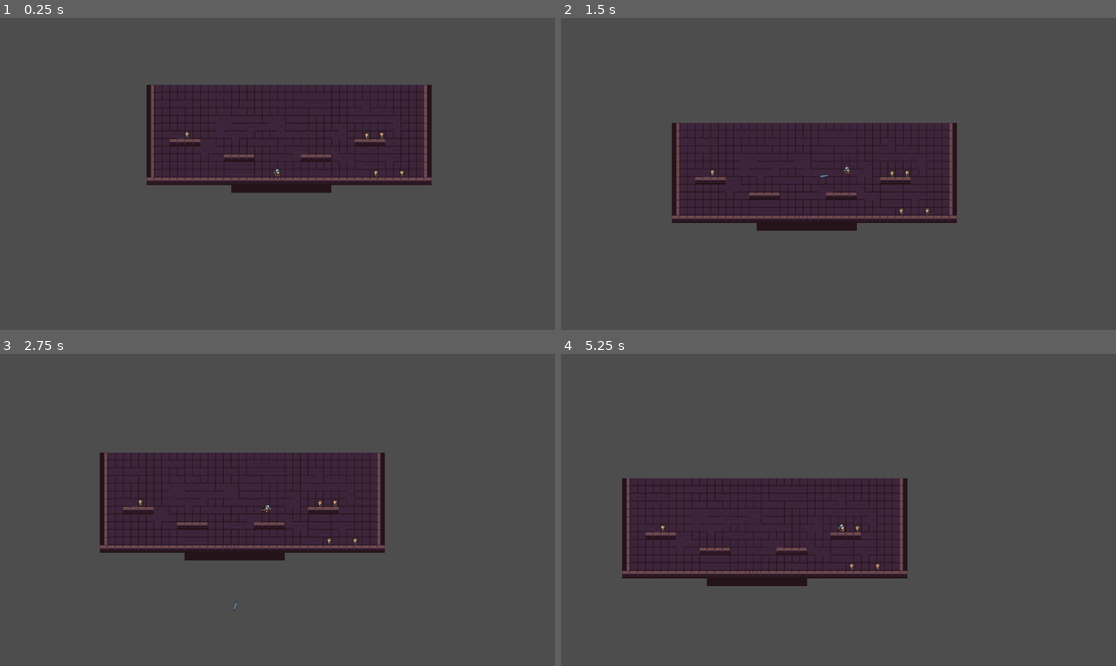
Above: before the commit, frames 1-4 (two rows, left to right).
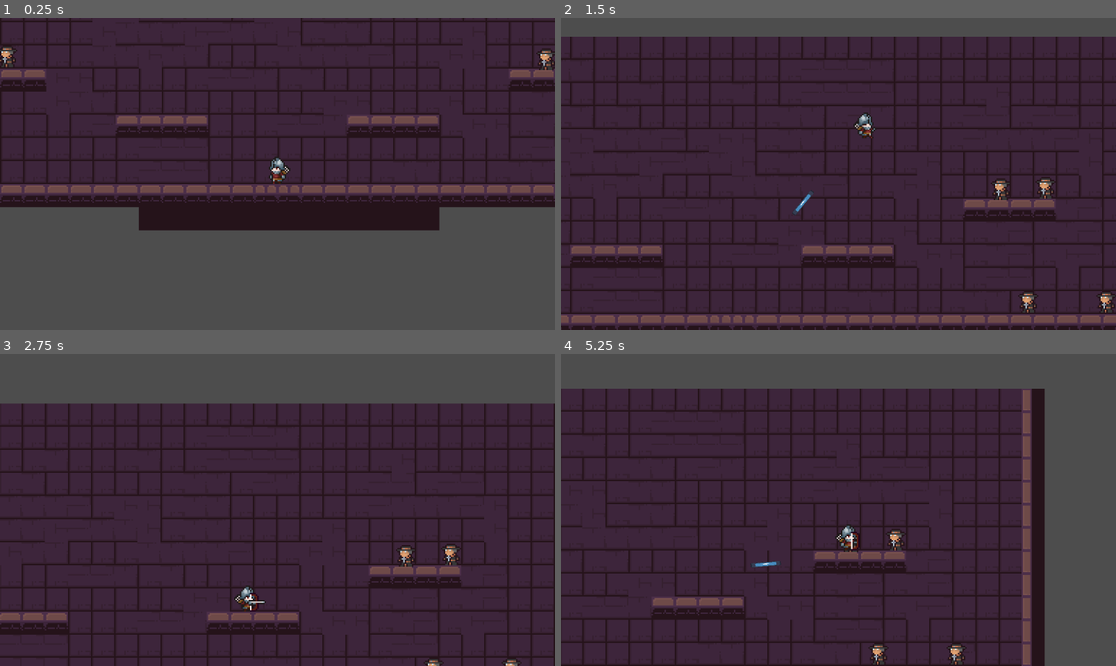
Above: after the commit, the same moments.

Repository: AndresMateoE/Archer_Platformer
Game: Godot game, scene res://scenes/main.tscn
Two runs of this game, one before a commit and one after it. Both use one fixed random seed, a clock stepped at 60 frames per second and the inputs below. The engine's default icon, where the game draws it, is replaced by a stand-in: a white triangle on a blue panel in a dark square.
Inputs (mouse positions are in pixels of both pictures, inside the frame that each line leads up to):
- Up to frame 1 (0.25 s): no input
- Up to frame 2 (1.5 s): move the mouse to (960, 158) at 0.52 s; hold E (shoot) 0.53-1.28 s; hold Right (right) from 0.53 s (still down); tap Space (jump) at 0.77, 0.8, 1.07, 1.35 s; move the mouse to (727, 189) at 1.27 s
- Up to frame 3 (2.75 s): tap Space (jump) at 1.52, 1.82, 2.3 s; tap E (shoot) at 1.55 s; move the mouse to (333, 441) at 2.02 s; release Right (right) at 2.03 s; hold A (left) from 2.03 s (still down); hold E (shoot) from 2.03 s (still down)
- Up to frame 4 (5.25 s): move the mouse to (810, 572) at 2.77 s; release A (left) at 2.78 s; release E (shoot) at 2.78 s; hold Right (right) 2.78-4.28 s; tap E (shoot) at 2.85, 4.35 s; tap Space (jump) at 3.02, 3.32, 3.6, 3.77, 4.07, 4.52, 4.82 s; move the mouse to (1005, 556) at 3.52 s; move the mouse to (672, 463) at 4.27 s; hold A (left) 4.28-5.03 s; move the mouse to (866, 510) at 5.02 s; hold Right (right) from 5.03 s (still down); hold E (shoot) from 5.03 s (still down)

The runs differ from the first frame. In frame 1, 52% of the frame differs, in the area x 0-100%, y 0-69%; in frame 2, 80%, in the area x 0-100%, y 6-100%; in frame 3, 71%; in frame 4, 65%.

Commit message:
Desarrollo 240703
Quedan escritas en obsidian

Diff:
--- a/move.gd
+++ /dev/null
@@ -1,130 +0,0 @@
-extends CharacterBody2D
-
-
-const SPEED = 120.0
-const JUMP_VELOCITY = -290.0
-const TOTAL_JUMPS = 1
-var JUMPS = TOTAL_JUMPS
-var jumping = false
-# Coyete time variables
-var coyote = false
-var coyote_frames = 6
-var last_floor = false
-# Shooting Variables
-var shooting = false
-var arrow_speed = 100
-@onready var arrow = preload("res://scenes/arrow.tscn")
-@onready var bow_marker_right = $Bow_Marker_Right
-@onready var bow_marker_left = $Bow_Marker_Left
-var bow_marker
-
-@onready var shoot_timer = $Shoot_timer
-
-# Get the gravity from the project settings to be synced with RigidBody nodes.
-var gravity = ProjectSettings.get_setting("physics/2d/default_gravity")
-
-@onready var animated_sprite = $AnimatedSprite2D
-@onready var CoyoteTimer = $CoyoteTimer
-
-
-func _ready():
-	$CoyoteTimer.wait_time = coyote_frames / 60.0
-
-
-func _physics_process(delta):
-
-	# Add the gravity.
-	if not is_on_floor():
-		velocity.y += gravity * delta
-	# Handle jump.
-	if Input.is_action_just_pressed("jump") and (is_on_floor() or coyote):
-		velocity.y = JUMP_VELOCITY
-		jumping = true
-
-	# Double Jump
-	if Input.is_action_just_pressed("jump") and (not is_on_floor()):
-		if JUMPS > 0:
-			velocity.y = JUMP_VELOCITY
-			JUMPS += -1
-
-	# Restauro los saltos
-	if !is_on_floor() and last_floor and !jumping:
-		coyote = true
-		jumping = false
-		$CoyoteTimer.start()
-
-
-	# Get the input direction and handle the movement/deceleration.
-	# As good practice, you should replace UI actions with custom gameplay actions.
-	var direction = Input.get_axis("left", "right")
-
-	if direction < 0:
-		animated_sprite.flip_h = true
-	if direction > 0:
-		animated_sprite.flip_h = false
-	if  is_on_floor() and not shooting:
-		JUMPS = TOTAL_JUMPS
-		if direction == 0:
-			animated_sprite.play("idle")
-		else:
-			animated_sprite.play("run")
-	elif not is_on_floor() and not shooting:
-			animated_sprite.play("jump")
-
-	#ataque
-	if Input.is_action_just_pressed("shoot") and is_on_floor():
-		animated_sprite.play("bow_attack")
-
-
-	if direction:
-		velocity.x = direction * SPEED
-	else:
-		velocity.x = move_toward(velocity.x, 0, SPEED)
-
-
-	move_and_slide()
-	_on_coyote_timer_timeout()
-	last_floor = is_on_floor()
-
-	var mouse_pos = get_global_mouse_position()
-	$Bow_Marker_Left.look_at(mouse_pos)
-	$Bow_Marker_Right.look_at(mouse_pos)
-	shoot()
-
-func shoot():
-	var direction = 1 if $AnimatedSprite2D.flip_h else -1
-	if Input.is_action_just_pressed("shoot"):
-		$Shoot_timer.start()
-		shooting = true
-		animated_sprite.play("bow_attack")
-
-	if Input.is_action_pressed("shoot"):
-		if (shoot_timer.get_time_left() < 1.5) and (shoot_timer.get_time_left() > 1):
-			arrow_speed = 100
-			#print("shoot2")
-		elif shoot_timer.get_time_left() < 1 and shoot_timer.get_time_left() > 0.5:
-			arrow_speed = 200
-			#print("shoot3")
-		elif shoot_timer.get_time_left() < 0.5 and shoot_timer.get_time_left() > 0.1:
-			arrow_speed = 300
-			#print("shoot4")
-		else:
-			arrow_speed = 350
-	if Input.is_action_just_released("shoot"):
-		var arrow_instance = arrow.instantiate()
-		animated_sprite.play("bow_attack_realese")
-		if direction > 0:
-			get_parent().add_child(arrow_instance)
-			arrow_instance.global_position = $Bow_Marker_Left.global_position
-			arrow_instance.rotation = $Bow_Marker_Left.rotation
-			arrow_instance.speed = arrow_speed
-		if direction < 0:
-			get_parent().add_child(arrow_instance)
-			arrow_instance.global_position = $Bow_Marker_Right.global_position
-			arrow_instance.rotation = $Bow_Marker_Right.rotation
-			arrow_instance.speed = arrow_speed
-		shooting = false
-
-#Timer para coyote time
-func _on_coyote_timer_timeout():
-	coyote = false
--- a/scenes/Player.tscn
+++ b/scenes/Player.tscn
@@ -1,8 +1,9 @@
-[gd_scene load_steps=31 format=3 uid="uid://cyae752yjtepk"]
+[gd_scene load_steps=36 format=3 uid="uid://cyae752yjtepk"]
 
 [ext_resource type="Texture2D" uid="uid://dyx5yuce7jhhy" path="res://assets/Soldier/Soldier.png" id="1_5pslf"]
-[ext_resource type="Script" path="res://move.gd" id="1_uigy0"]
+[ext_resource type="Script" path="res://scripts/move.gd" id="1_uigy0"]
 [ext_resource type="Texture2D" uid="uid://ct88mnuofqw87" path="res://assets/Soldier/Soldier-Attack03.png" id="2_6v3d4"]
+[ext_resource type="Texture2D" uid="uid://bt5gjg3jtwbbw" path="res://assets/Soldier/Soldier-Death.png" id="3_vy814"]
 [ext_resource type="Texture2D" uid="uid://b2x3lawbgs61d" path="res://assets/Soldier/Soldier-Walk.png" id="4_t1do2"]
 
 [sub_resource type="AtlasTexture" id="AtlasTexture_kpapu"]
@@ -40,6 +41,22 @@
 [sub_resource type="AtlasTexture" id="AtlasTexture_2rj0t"]
 atlas = ExtResource("2_6v3d4")
 region = Rect2(800, 0, 100, 100)
+
+[sub_resource type="AtlasTexture" id="AtlasTexture_orcxh"]
+atlas = ExtResource("3_vy814")
+region = Rect2(0, 0, 100, 100)
+
+[sub_resource type="AtlasTexture" id="AtlasTexture_5bg2t"]
+atlas = ExtResource("3_vy814")
+region = Rect2(100, 0, 100, 100)
+
+[sub_resource type="AtlasTexture" id="AtlasTexture_2i6m0"]
+atlas = ExtResource("3_vy814")
+region = Rect2(200, 0, 100, 100)
+
+[sub_resource type="AtlasTexture" id="AtlasTexture_oholi"]
+atlas = ExtResource("3_vy814")
+region = Rect2(300, 0, 100, 100)
 
 [sub_resource type="AtlasTexture" id="AtlasTexture_gpkxu"]
 atlas = ExtResource("1_5pslf")
@@ -139,6 +156,23 @@
 "loop": false,
 "name": &"bow_attack_realese",
 "speed": 10.0
+}, {
+"frames": [{
+"duration": 1.0,
+"texture": SubResource("AtlasTexture_orcxh")
+}, {
+"duration": 1.0,
+"texture": SubResource("AtlasTexture_5bg2t")
+}, {
+"duration": 1.0,
+"texture": SubResource("AtlasTexture_2i6m0")
+}, {
+"duration": 1.0,
+"texture": SubResource("AtlasTexture_oholi")
+}],
+"loop": false,
+"name": &"death",
+"speed": 5.0
 }, {
 "frames": [{
 "duration": 1.0,
@@ -210,22 +244,28 @@
 
 [node name="AnimatedSprite2D" type="AnimatedSprite2D" parent="."]
 sprite_frames = SubResource("SpriteFrames_fw10x")
-animation = &"bow_attack"
-frame = 6
-frame_progress = 1.0
+animation = &"death"
+frame = 3
+frame_progress = 0.0911153
+flip_h = true
 
 [node name="CollisionShape2D" type="CollisionShape2D" parent="."]
 z_index = 5
 shape = SubResource("CapsuleShape2D_yuk8p")
 
-[node name="CoyoteTimer" type="Timer" parent="."]
-
 [node name="Bow_Marker_Right" type="Marker2D" parent="."]
 position = Vector2(7, 0)
 
 [node name="Bow_Marker_Left" type="Marker2D" parent="."]
 position = Vector2(-7, 0)
+
+[node name="CoyoteTimer" type="Timer" parent="."]
 
 [node name="Shoot_timer" type="Timer" parent="."]
 wait_time = 1.5
 one_shot = true
+
+[node name="Death_timer" type="Timer" parent="."]
+wait_time = 1.5
+
+[connection signal="timeout" from="Death_timer" to="." method="_on_death_timer_timeout"]
--- a/scenes/arrow.tscn
+++ b/scenes/arrow.tscn
@@ -4,9 +4,11 @@
 [ext_resource type="Texture2D" uid="uid://c0470n8pxm01f" path="res://icon.svg" id="1_3vmur"]
 
 [sub_resource type="RectangleShape2D" id="RectangleShape2D_2nq2c"]
-size = Vector2(27, 1)
+size = Vector2(22, 1)
 
-[node name="Arrow" type="Area2D"]
+[node name="Arrow" type="CharacterBody2D"]
+collision_layer = 2
+collision_mask = 2
 script = ExtResource("1_3q172")
 
 [node name="Sprite2D" type="Sprite2D" parent="."]
--- a/scenes/main.tscn
+++ b/scenes/main.tscn
@@ -9,6 +9,7 @@
 0:0/0 = 0
 0:0/0/physics_layer_0/linear_velocity = Vector2(0, 0)
 0:0/0/physics_layer_0/angular_velocity = 0.0
+0:0/0/physics_layer_0/polygon_0/points = PackedVector2Array(-8, -8, 8, -8, 8, 8, -8, 8)
 1:0/0 = 0
 1:0/0/physics_layer_0/linear_velocity = Vector2(0, 0)
 1:0/0/physics_layer_0/angular_velocity = 0.0
@@ -24,6 +25,7 @@
 5:0/0 = 0
 5:0/0/physics_layer_0/linear_velocity = Vector2(0, 0)
 5:0/0/physics_layer_0/angular_velocity = 0.0
+5:0/0/physics_layer_0/polygon_0/points = PackedVector2Array(-8, -8, 8, -8, 8, 8, -8, 8)
 6:0/0 = 0
 6:0/0/physics_layer_0/linear_velocity = Vector2(0, 0)
 6:0/0/physics_layer_0/angular_velocity = 0.0
@@ -39,6 +41,7 @@
 0:1/0 = 0
 0:1/0/physics_layer_0/linear_velocity = Vector2(0, 0)
 0:1/0/physics_layer_0/angular_velocity = 0.0
+0:1/0/physics_layer_0/polygon_0/points = PackedVector2Array(-8, -8, 8, -8, 8, 8, -8, 8)
 1:1/0 = 0
 1:1/0/physics_layer_0/linear_velocity = Vector2(0, 0)
 1:1/0/physics_layer_0/angular_velocity = 0.0
@@ -54,6 +57,7 @@
 5:1/0 = 0
 5:1/0/physics_layer_0/linear_velocity = Vector2(0, 0)
 5:1/0/physics_layer_0/angular_velocity = 0.0
+5:1/0/physics_layer_0/polygon_0/points = PackedVector2Array(-8, -8, 8, -8, 8, 8, -8, 8)
 6:1/0 = 0
 6:1/0/physics_layer_0/linear_velocity = Vector2(0, 0)
 6:1/0/physics_layer_0/angular_velocity = 0.0
@@ -69,6 +73,7 @@
 0:2/0 = 0
 0:2/0/physics_layer_0/linear_velocity = Vector2(0, 0)
 0:2/0/physics_layer_0/angular_velocity = 0.0
+0:2/0/physics_layer_0/polygon_0/points = PackedVector2Array(-8, -8, 8, -8, 8, 8, -8, 8)
 1:2/0 = 0
 1:2/0/physics_layer_0/linear_velocity = Vector2(0, 0)
 1:2/0/physics_layer_0/angular_velocity = 0.0
@@ -84,6 +89,7 @@
 5:2/0 = 0
 5:2/0/physics_layer_0/linear_velocity = Vector2(0, 0)
 5:2/0/physics_layer_0/angular_velocity = 0.0
+5:2/0/physics_layer_0/polygon_0/points = PackedVector2Array(-8, -8, 8, -8, 8, 8, -8, 8)
 6:2/0 = 0
 6:2/0/physics_layer_0/linear_velocity = Vector2(0, 0)
 6:2/0/physics_layer_0/angular_velocity = 0.0
@@ -99,6 +105,7 @@
 0:3/0 = 0
 0:3/0/physics_layer_0/linear_velocity = Vector2(0, 0)
 0:3/0/physics_layer_0/angular_velocity = 0.0
+0:3/0/physics_layer_0/polygon_0/points = PackedVector2Array(-8, -8, 8, -8, 8, 8, -8, 8)
 1:3/0 = 0
 1:3/0/physics_layer_0/linear_velocity = Vector2(0, 0)
 1:3/0/physics_layer_0/angular_velocity = 0.0
@@ -114,6 +121,7 @@
 5:3/0 = 0
 5:3/0/physics_layer_0/linear_velocity = Vector2(0, 0)
 5:3/0/physics_layer_0/angular_velocity = 0.0
+5:3/0/physics_layer_0/polygon_0/points = PackedVector2Array(-8, -8, 8, -8, 8, 8, -8, 8)
 6:3/0 = 0
 6:3/0/physics_layer_0/linear_velocity = Vector2(0, 0)
 6:3/0/physics_layer_0/angular_velocity = 0.0
@@ -165,21 +173,27 @@
 0:5/0 = 0
 0:5/0/physics_layer_0/linear_velocity = Vector2(0, 0)
 0:5/0/physics_layer_0/angular_velocity = 0.0
+0:5/0/physics_layer_0/polygon_0/points = PackedVector2Array(-8, -8, 8, -8, 8, 8, -8, 8)
 1:5/0 = 0
 1:5/0/physics_layer_0/linear_velocity = Vector2(0, 0)
 1:5/0/physics_layer_0/angular_velocity = 0.0
+1:5/0/physics_layer_0/polygon_0/points = PackedVector2Array(-8, -8, 8, -8, 8, 8, -8, 8)
 2:5/0 = 0
 2:5/0/physics_layer_0/linear_velocity = Vector2(0, 0)
 2:5/0/physics_layer_0/angular_velocity = 0.0
+2:5/0/physics_layer_0/polygon_0/points = PackedVector2Array(-8, -8, 8, -8, 8, 8, -8, 8)
 3:5/0 = 0
 3:5/0/physics_layer_0/linear_velocity = Vector2(0, 0)
 3:5/0/physics_layer_0/angular_velocity = 0.0
+3:5/0/physics_layer_0/polygon_0/points = PackedVector2Array(-8, -8, 8, -8, 8, 8, -8, 8)
 4:5/0 = 0
 4:5/0/physics_layer_0/linear_velocity = Vector2(0, 0)
 4:5/0/physics_layer_0/angular_velocity = 0.0
+4:5/0/physics_layer_0/polygon_0/points = PackedVector2Array(-8, -8, 8, -8, 8, 8, -8, 8)
 5:5/0 = 0
 5:5/0/physics_layer_0/linear_velocity = Vector2(0, 0)
 5:5/0/physics_layer_0/angular_velocity = 0.0
+5:5/0/physics_layer_0/polygon_0/points = PackedVector2Array(-8, -8, 8, -8, 8, 8, -8, 8)
 6:5/0 = 0
 6:5/0/physics_layer_0/linear_velocity = Vector2(0, 0)
 6:5/0/physics_layer_0/angular_velocity = 0.0
@@ -314,7 +328,8 @@
 9:9/0/physics_layer_0/angular_velocity = 0.0
 
 [sub_resource type="TileSet" id="TileSet_yuv0e"]
-physics_layer_0/collision_layer = 1
+physics_layer_0/collision_layer = 7
+physics_layer_0/collision_mask = 7
 sources/0 = SubResource("TileSetAtlasSource_w1vgd")
 
 [node name="Main" type="Node2D"]
@@ -324,6 +339,7 @@
 position = Vector2(0, -7)
 
 [node name="Camera2D" type="Camera2D" parent="Player"]
+zoom = Vector2(3, 3)
 position_smoothing_enabled = true
 
 [node name="TileMap" type="TileMap" parent="."]
@@ -332,7 +348,7 @@
 layer_0/name = "Backgroud"
 layer_0/tile_data = PackedInt32Array(-720912, 65536, 3, -720911, 65536, 3, -720910, 65536, 3, -720909, 65536, 3, -72090 …(7905 unchanged characters)…
 layer_1/name = "mid"
-layer_1/tile_data = PackedInt32Array(65533, 65536, 4, 65534, …(1454 unchanged characters)… , -458733, 327680, 3, -393197, 327680, 3)
+layer_1/tile_data = PackedInt32Array(65533, 65536, 4, 65534, …(1454 unchanged characters)… , -458733, 327680, 3, -393197, 327680, 3, -720912, 65536, 4, -720911, 65536, 4, -720910, 65536, 4, -720909, 65536, 4, -720908, 65536, 4)
 
 [node name="Enemies" type="Node" parent="."]
 
--- a/scenes/priest.tscn
+++ b/scenes/priest.tscn
@@ -23,6 +23,8 @@
 height = 14.0
 
 [node name="Priest" type="Area2D"]
+collision_layer = 3
+collision_mask = 3
 script = ExtResource("1_m53rn")
 
 [node name="AnimatedSprite2D" type="AnimatedSprite2D" parent="."]
@@ -33,4 +35,4 @@
 [node name="CollisionShape2D" type="CollisionShape2D" parent="."]
 shape = SubResource("CapsuleShape2D_y024p")
 
-[connection signal="area_entered" from="." to="." method="_on_area_entered"]
+[connection signal="body_entered" from="." to="." method="_on_body_entered"]
--- a/scripts/arrow.gd
+++ b/scripts/arrow.gd
@@ -1,12 +1,9 @@
-extends Area2D
+extends CharacterBody2D
 
 var speed = 150
 var arrow_gravity = 5
-var velocity = Vector2()
+#var velocity = Vector2()
 var vel = Vector2()
-
-#@onready var player_node = get_parent().get_node("Player")
-
 
 
 func _ready():
@@ -25,9 +22,13 @@
 	position.y += (((Vector2.RIGHT).rotated(rotation)*speed).y + velocity.y) * delta
 
 	var dir_vel = atan(vel.y/vel.x)
-	var dir_p = atan(position.x/position.y)
-	print(dir_vel)
 	$Sprite2D.global_rotation = dir_vel
+
+	if is_on_wall() or is_on_floor():
+		print("exit")
+		queue_free()
+
+	move_and_slide()
 
 func _on_visible_on_screen_enabler_2d_screen_exited():
 	queue_free()
--- /dev/null
+++ b/scripts/move.gd
@@ -0,0 +1,162 @@
+extends CharacterBody2D
+
+
+const SPEED = 120.0
+const JUMP_VELOCITY = -290.0
+const TOTAL_JUMPS = 4
+var JUMPS = TOTAL_JUMPS
+var jumping = false
+var cumulative_velocity = 0
+# Coyete time variables
+var coyote = false
+var coyote_frames = 6
+var last_floor = false
+# Shooting Variables
+var shooting = false
+var arrow_speed = 100
+@onready var arrow = preload("res://scenes/arrow.tscn")
+@onready var bow_marker_right = $Bow_Marker_Right
+@onready var bow_marker_left = $Bow_Marker_Left
+
+@onready var death_timer = $Death_timer
+var dying = false
+
+
+@onready var shoot_timer = $Shoot_timer
+
+# Get the gravity from the project settings to be synced with RigidBody nodes.
+var gravity = ProjectSettings.get_setting("physics/2d/default_gravity")
+
+@onready var animated_sprite = $AnimatedSprite2D
+@onready var CoyoteTimer = $CoyoteTimer
+
+
+func _ready():
+	$CoyoteTimer.wait_time = coyote_frames / 60.0
+
+
+func _physics_process(delta):
+
+	move(delta)
+
+	move_and_slide()
+	_on_coyote_timer_timeout()
+	last_floor = is_on_floor()
+
+	#Shoot process
+	var mouse_pos = get_global_mouse_position()
+	$Bow_Marker_Left.look_at(mouse_pos)
+	$Bow_Marker_Right.look_at(mouse_pos)
+	shoot()
+	fall_death()
+
+
+func shoot():
+	var direction = 1 if $AnimatedSprite2D.flip_h else -1
+	if Input.is_action_just_pressed("shoot"):
+		$Shoot_timer.start()
+		shooting = true
+		animated_sprite.play("bow_attack")
+
+	if Input.is_action_pressed("shoot"):
+		if (get_global_mouse_position()-animated_sprite.global_position).x < 0:
+			animated_sprite.flip_h = true
+		else:
+			animated_sprite.flip_h = false
+
+		if (shoot_timer.get_time_left() < 1.5) and (shoot_timer.get_time_left() > 1):
+			arrow_speed = 100
+			#print("shoot2")
+		elif shoot_timer.get_time_left() < 1 and shoot_timer.get_time_left() > 0.5:
+			arrow_speed = 200
+			#print("shoot3")
+		elif shoot_timer.get_time_left() < 0.5 and shoot_timer.get_time_left() > 0.1:
+			arrow_speed = 300
+			#print("shoot4")
+		else:
+			arrow_speed = 350
+	if Input.is_action_just_released("shoot"):
+		var arrow_instance = arrow.instantiate()
+		animated_sprite.play("bow_attack_realese")
+		if direction > 0:
+			get_parent().add_child(arrow_instance)
+			arrow_instance.global_position = $Bow_Marker_Left.global_position
+			arrow_instance.rotation = $Bow_Marker_Left.rotation
+			arrow_instance.speed = arrow_speed
+			arrow_instance.velocity = velocity * 0.2
+		if direction < 0:
+			get_parent().add_child(arrow_instance)
+			arrow_instance.global_position = $Bow_Marker_Right.global_position
+			arrow_instance.rotation = $Bow_Marker_Right.rotation
+			arrow_instance.speed = arrow_speed
+			arrow_instance.velocity = velocity * 0.2
+		shooting = false
+
+func move(delta):
+		# Add the gravity.
+	if not is_on_floor():
+		velocity.y += gravity * delta
+	# Handle jump.
+	if Input.is_action_just_pressed("jump") and (is_on_floor() or coyote):
+		velocity.y = JUMP_VELOCITY
+		jumping = true
+
+	# Double Jump
+	if Input.is_action_just_pressed("jump") and (not is_on_floor()):
+		if JUMPS > 0:
+			velocity.y = JUMP_VELOCITY
+			JUMPS += -1
+
+	# Restauro los saltos
+	if !is_on_floor() and last_floor and !jumping:
+		coyote = true
+		jumping = false
+		$CoyoteTimer.start()
+
+	# Get the input direction and handle the movement/deceleration.
+	# As good practice, you should replace UI actions with custom gameplay actions.
+	var direction = Input.get_axis("left", "right")
+
+	if direction < 0:
+		animated_sprite.flip_h = true
+	if direction > 0:
+		animated_sprite.flip_h = false
+	if is_on_floor():
+		JUMPS = TOTAL_JUMPS
+
+	if  is_on_floor() and not shooting and not dying:
+		if direction == 0:
+			animated_sprite.play("idle")
+		else:
+			animated_sprite.play("run")
+	elif not is_on_floor() and not shooting:
+			animated_sprite.play("jump")
+
+	#ataque
+	if Input.is_action_just_pressed("shoot") and is_on_floor():
+		animated_sprite.play("bow_attack")
+
+
+	if direction:
+		velocity.x = direction * SPEED
+	else:
+		velocity.x = move_toward(velocity.x, 0, SPEED)
+
+func fall_death():
+	if not is_on_floor() and velocity.y > 0:
+		cumulative_velocity += velocity.y
+	if not is_on_floor() and velocity.y < 0:
+		cumulative_velocity = 0
+	if is_on_floor() and cumulative_velocity > 10000:
+		print("MUERE")
+		dying = true
+		animated_sprite.play("death")
+		death_timer.start()
+		cumulative_velocity = 0
+
+func _on_death_timer_timeout():
+	dying = false
+	get_tree().reload_current_scene()
+#Timer para coyote time
+func _on_coyote_timer_timeout():
+	coyote = false
--- a/scripts/priest.gd
+++ b/scripts/priest.gd
@@ -3,8 +3,8 @@
 
 
 
-func _on_area_entered(area):
-	if area.has_method("arrow"):
-		area.queue_free()
+func _on_body_entered(body):
+	if body.has_method("arrow"):
+		body.queue_free()
 		queue_free()# Replace with function body.
 #func _on_area_2d_body_entered(body):
Binary file added: assets/2D fondo torre/Background.png
Not shown, added: assets/2D fondo torre/Background.png.import
Binary file added: assets/2D fondo torre/BlockWithShade.png
Not shown, added: assets/2D fondo torre/BlockWithShade.png.import
Binary file added: assets/2D fondo torre/Bushes-16x16.png
Not shown, added: assets/2D fondo torre/Bushes-16x16.png.import
Binary file added: assets/2D fondo torre/House1.png
Not shown, added: assets/2D fondo torre/House1.png.import
Binary file added: assets/2D fondo torre/TileSet-36x36.png
Not shown, added: assets/2D fondo torre/TileSet-36x36.png.import
Binary file added: assets/2D fondo torre/Tree1.png
Not shown, added: assets/2D fondo torre/Tree1.png.import
(and 34 more such lines)
